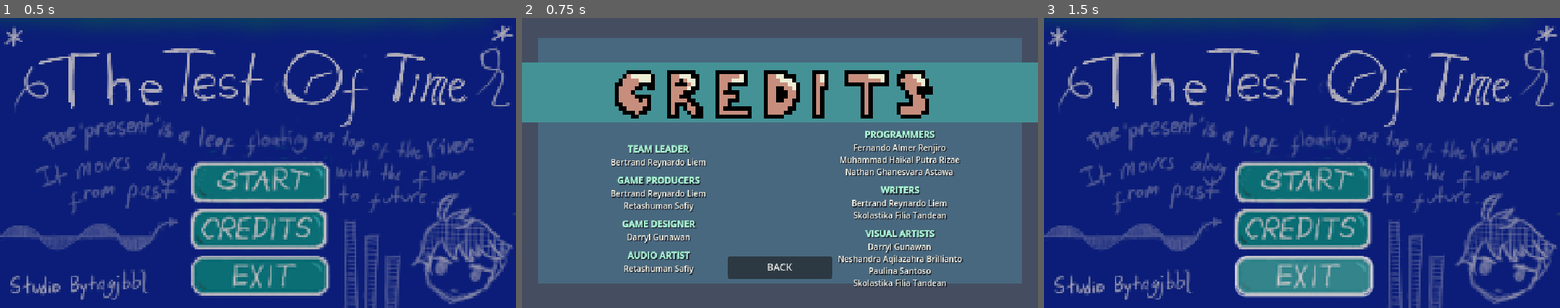
Above: before the commit, frames 1-3 (left to right).
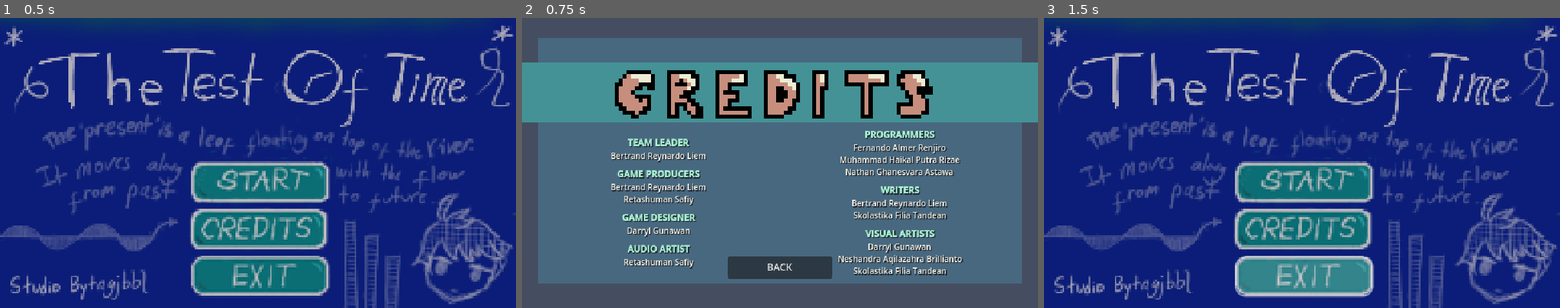
Above: after the commit, the same moments.

Repository: haikal0179/Hands-On-GIMAPP-Bytngjbbl
Game: Godot game, scene res://features/title/title.tscn
Two runs of this game, one before a commit and one after it. Both use one fixed random seed, a clock stepped at 60 frames per second and the inputs below.
Inputs (mouse positions are in pixels of both pictures, inside the frame that each line leads up to):
- Up to frame 1 (0.5 s): no input
- Up to frame 2 (0.75 s): click (780, 229) at 0.5 s
- Up to frame 3 (1.5 s): click "BACK" at 1.25 s

Frame 1 is identical in both runs. In frame 2, 5.5% of the frame differs, in the area x 17-83%, y 41-93%; in frame 3, nothing differs.

Commit message:
removing member

Diff:
--- a/features/credits/credits.gd
+++ b/features/credits/credits.gd
@@ -52,7 +52,6 @@
 		"names": [
 			"Darryl Gunawan",
 			"Neshandra Aqilazahra Brillianto",
-			"Paulina Santoso",
 			"Skolastika Filia Tandean"
 		]
 	},
